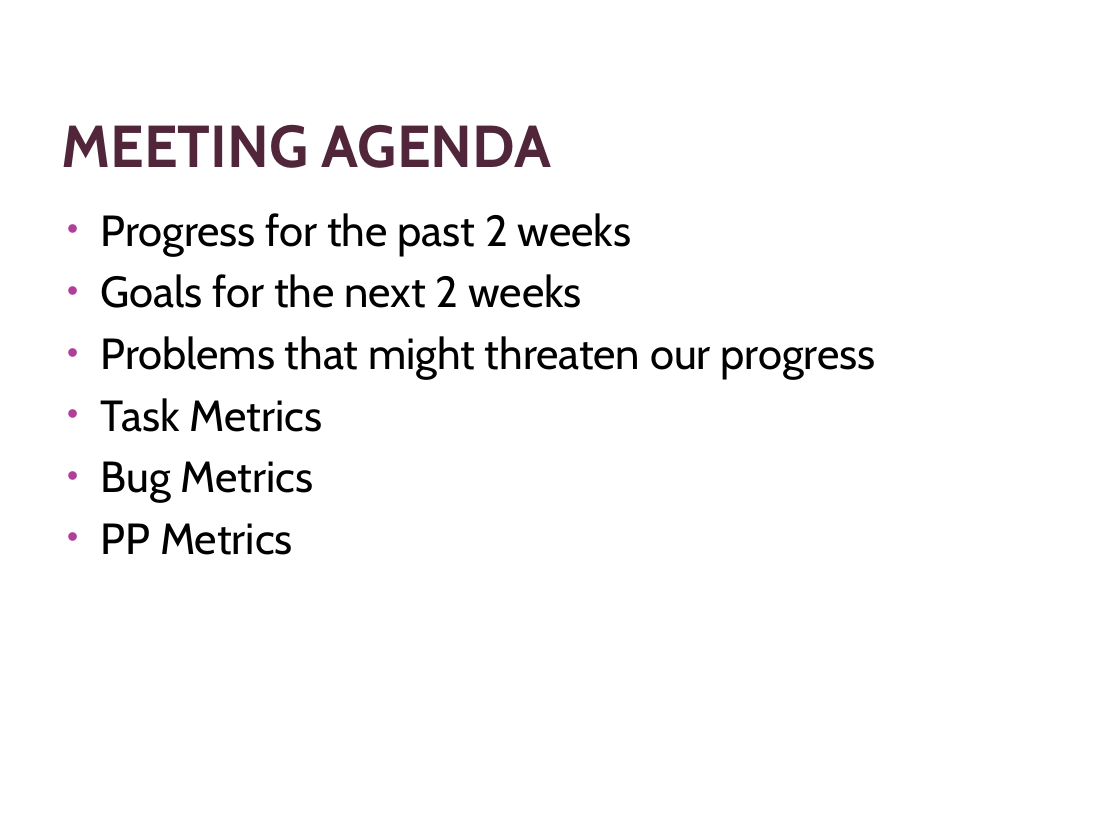
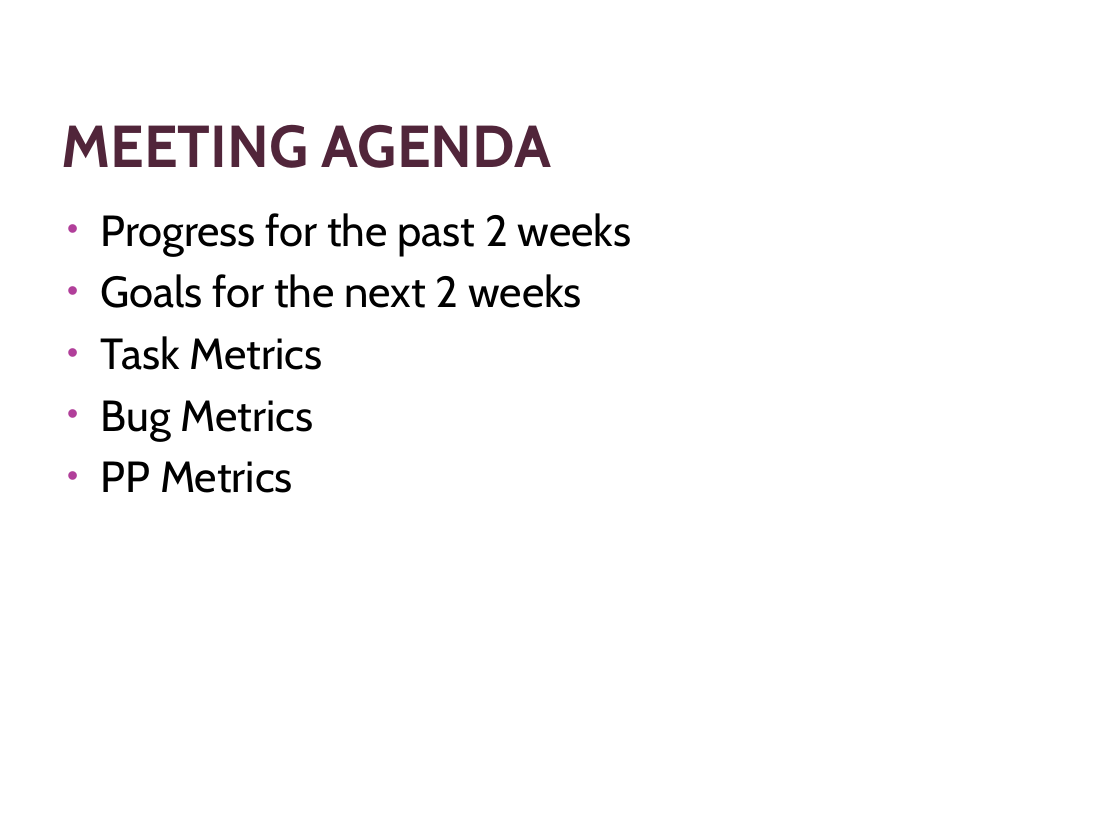
Before and after one commit to jerots/SMUAnalytics, a slide deck: slide 2 of presentations/Supervisor Meeting 3.pptx. Drawn at 1120x840 pixels with LibreOffice and Linux fonts; fonts in the diff are those of the drawing; background and template pictures are left out. Boxes give left, top, right and bottom in pixels: in the first picture for what was removed or moved away, otherwise in the second. Text is boxed around its words. In the diff, an @@ line names an element or a change of style, - is before the commit and + after.

Commit message:
updated supervisor meeting 3 slides

```diff
--- a/presentations/Supervisor Meeting 3.pptx
+++ b/presentations/Supervisor Meeting 3.pptx
@@ text at [101, 336, 876, 379]: paragraph removed @@
-• Problems that might threaten our progress
```
